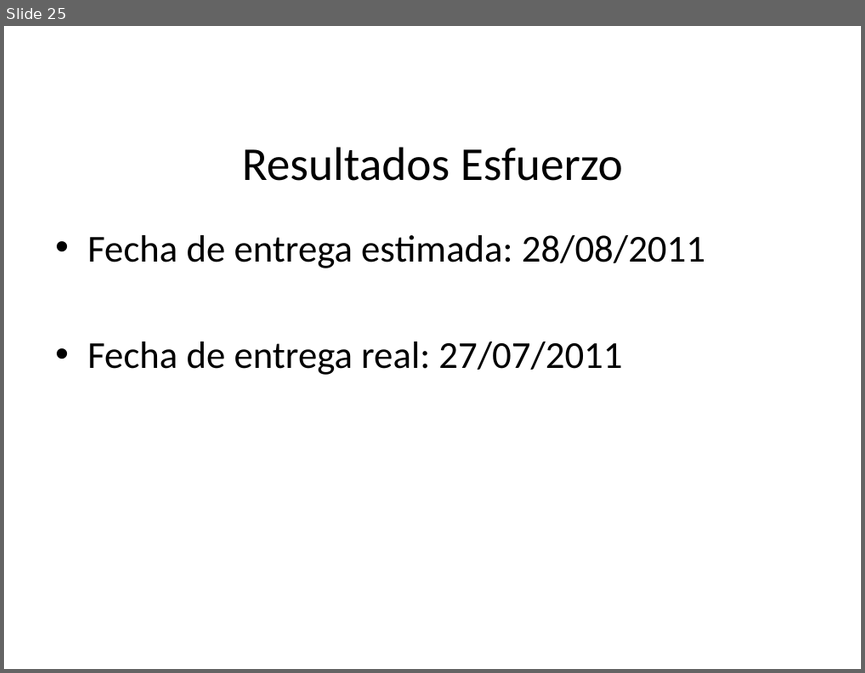
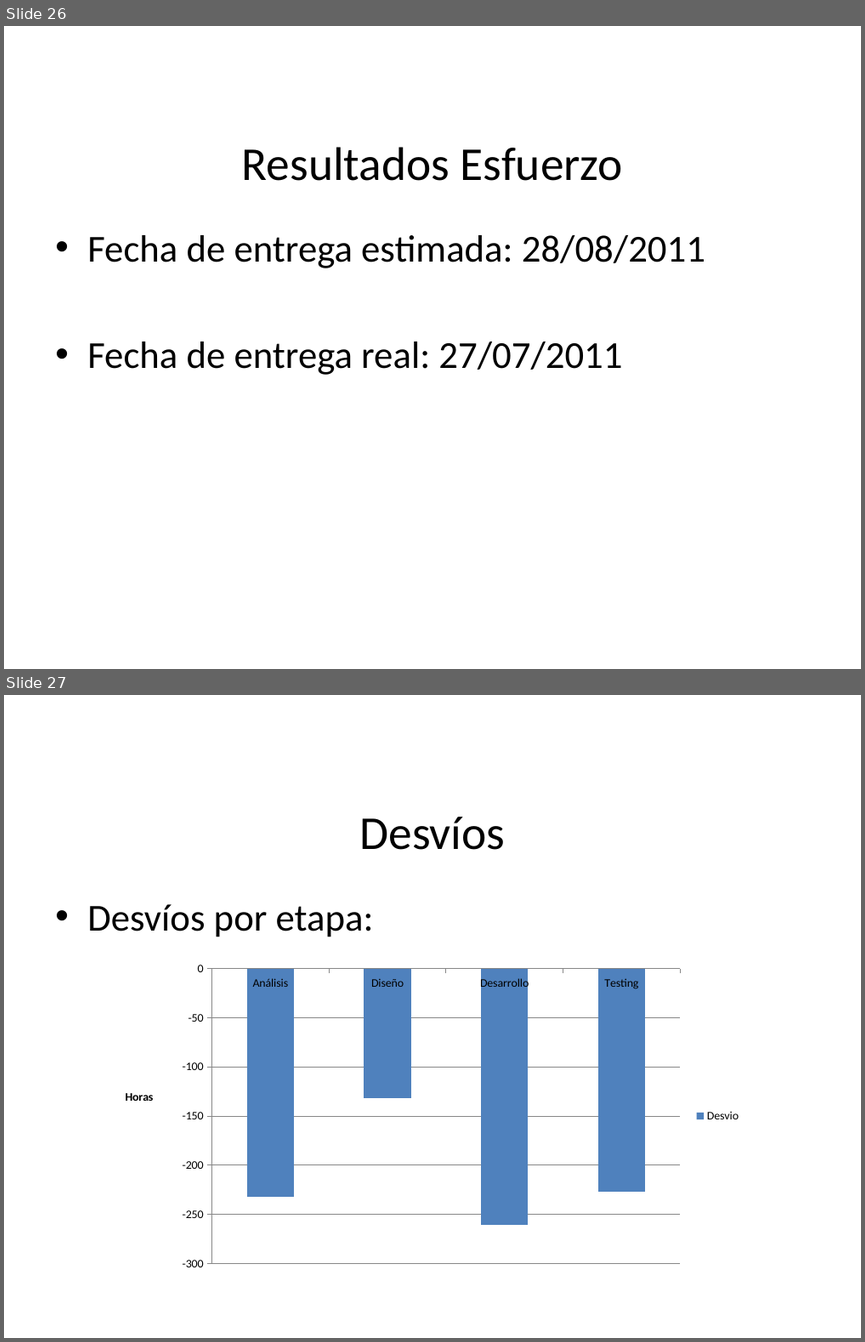
Before and after one commit to pedrohmolina/admin-ong, a slide deck: Documentacion/Presentacion/Presentacion Sirius.pptx. Shown one above the other, each under a label of ours: slide 25 before the commit, slides 26 and 27 after it. The pictures are 865x673 and 865x1342 pixels, drawn with LibreOffice and Linux fonts; fonts in the diff are those of the drawing; background and template pictures are left out. Boxes give left, top, right and bottom in pixels: in the first picture for what was removed or moved away, otherwise in the second. Text is boxed around its words. In the diff, an @@ line names an element or a change of style, - is before the commit and + after.

```diff
--- a/Documentacion/Presentacion/Presentacion Sirius.pptx
+++ b/Documentacion/Presentacion/Presentacion Sirius.pptx
@@ slide 27 added at <box>4,695,861,1338</box>, background picture (left out) @@
@@ title added at <box>359,817,505,850</box>, 39.6 pt, text #000000 @@
+Desvíos
@@ text added at <box>87,904,374,937</box>, 32 pt, text #000000 @@
+• Desvíos por etapa:
@@ column chart added at <box>122,955,749,1287</box> @@
+categories: Análisis, Diseño, Desarrollo, Testing
+Desvio: -232, -132, -261, -227
@@ what was slide 25 is now slide 26 @@
```
Also in this commit, not shown: 5 slides changed, 2 other slides added, 14 slides removed.
